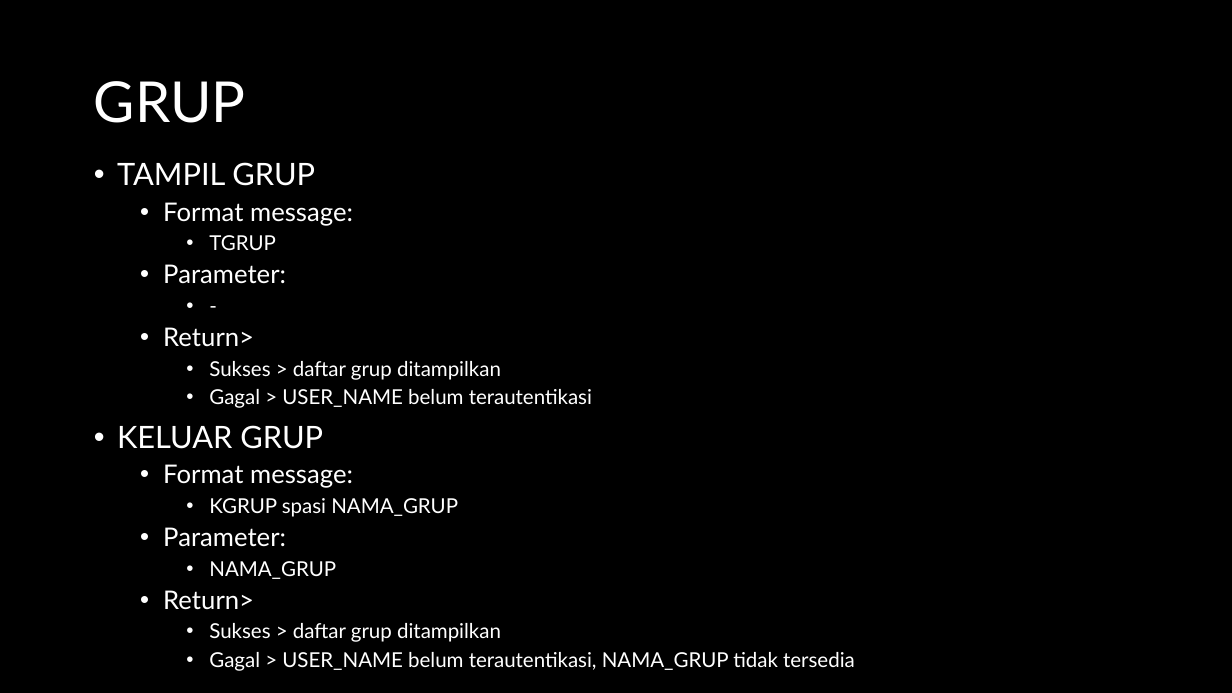
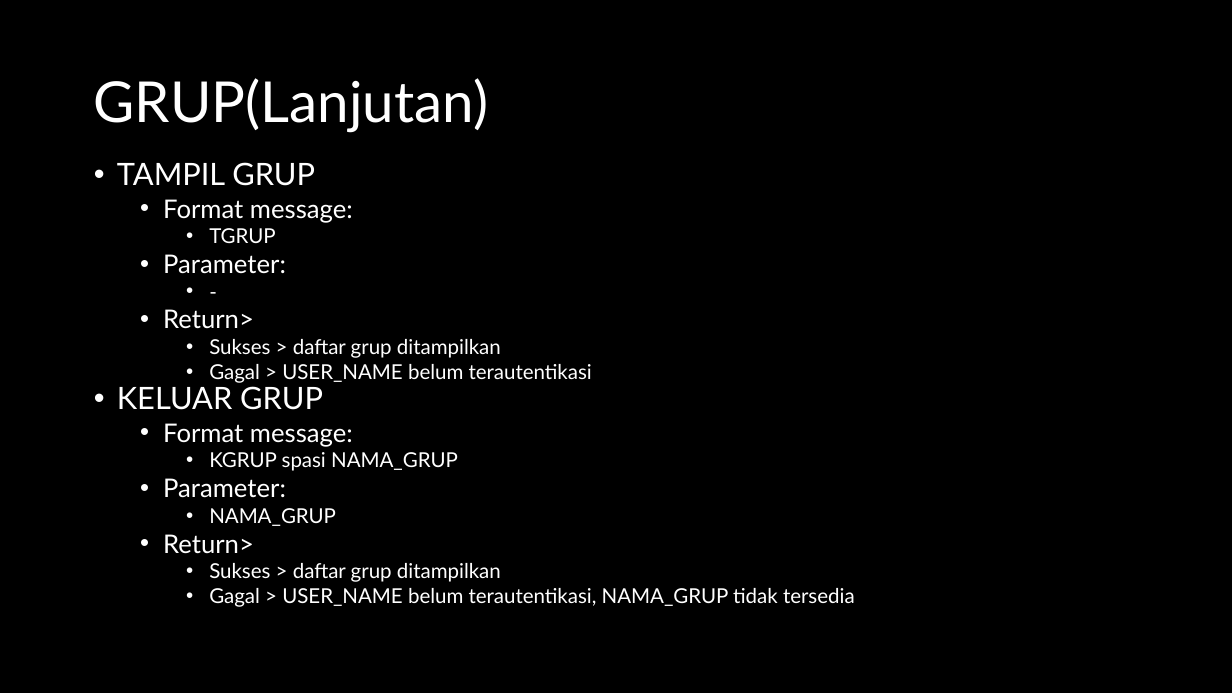
Before and after one commit to jeffrynasri/Kuliah-Progjar-E, a slide deck: slide 8 of TUGAS2_CHATSERVER/DRAFT-CHAT-SERVER.pptx (slide 7 before the commit). Drawn at 1232x693 pixels with LibreOffice and Linux fonts; fonts in the diff are those of the drawing. Boxes give left, top, right and bottom in pixels: in the first picture for what was removed or moved away, otherwise in the second. Text is boxed around its words. In the diff, an @@ line names an element or a change of style, - is before the commit and + after.

```diff
--- a/TUGAS2_CHATSERVER/DRAFT-CHAT-SERVER.pptx
+++ b/TUGAS2_CHATSERVER/DRAFT-CHAT-SERVER.pptx
@@ text at (94,78,488,132): text changed @@
-GRUP
+GRUP(Lanjutan)
@@ text "TAMPIL GRUP" at (117,162,855,607): less space between paragraphs; line spacing 0.9 to 1 @@
```
Also in this commit, not shown: 8 other slides changed, 2 slides added.
